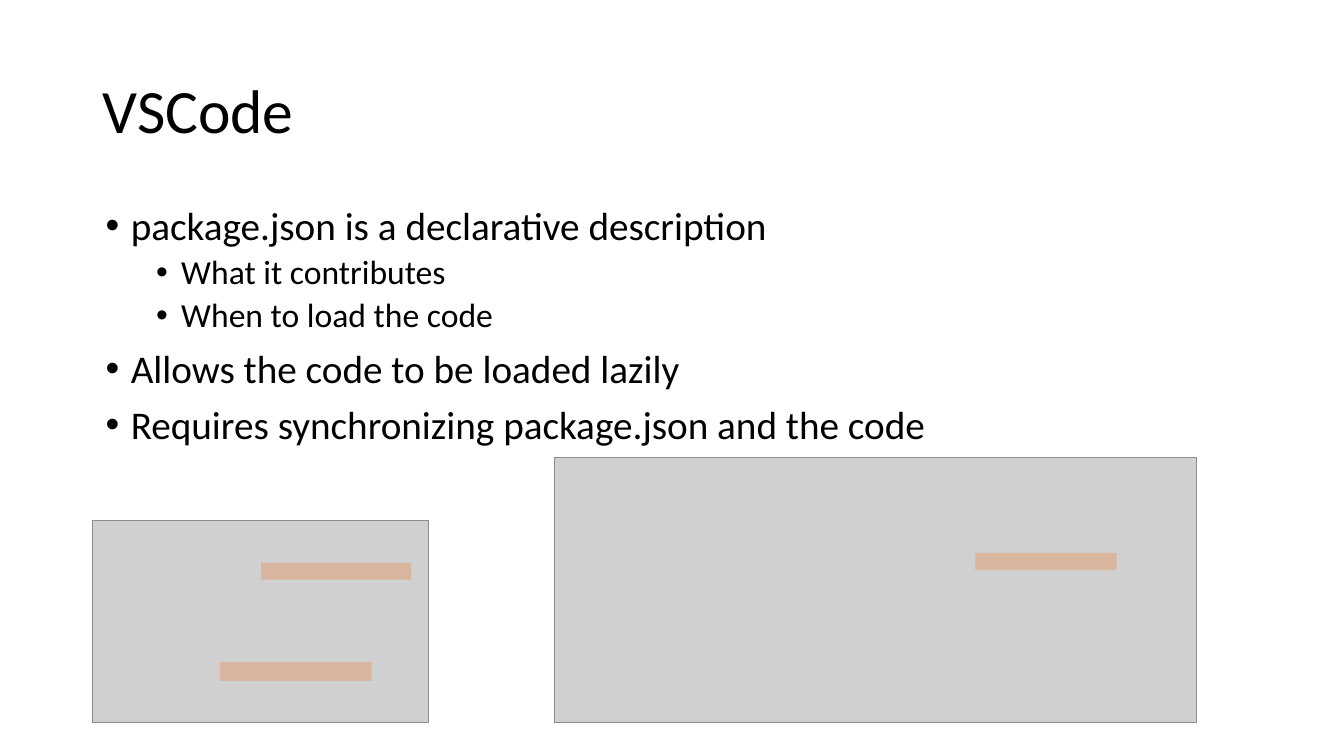
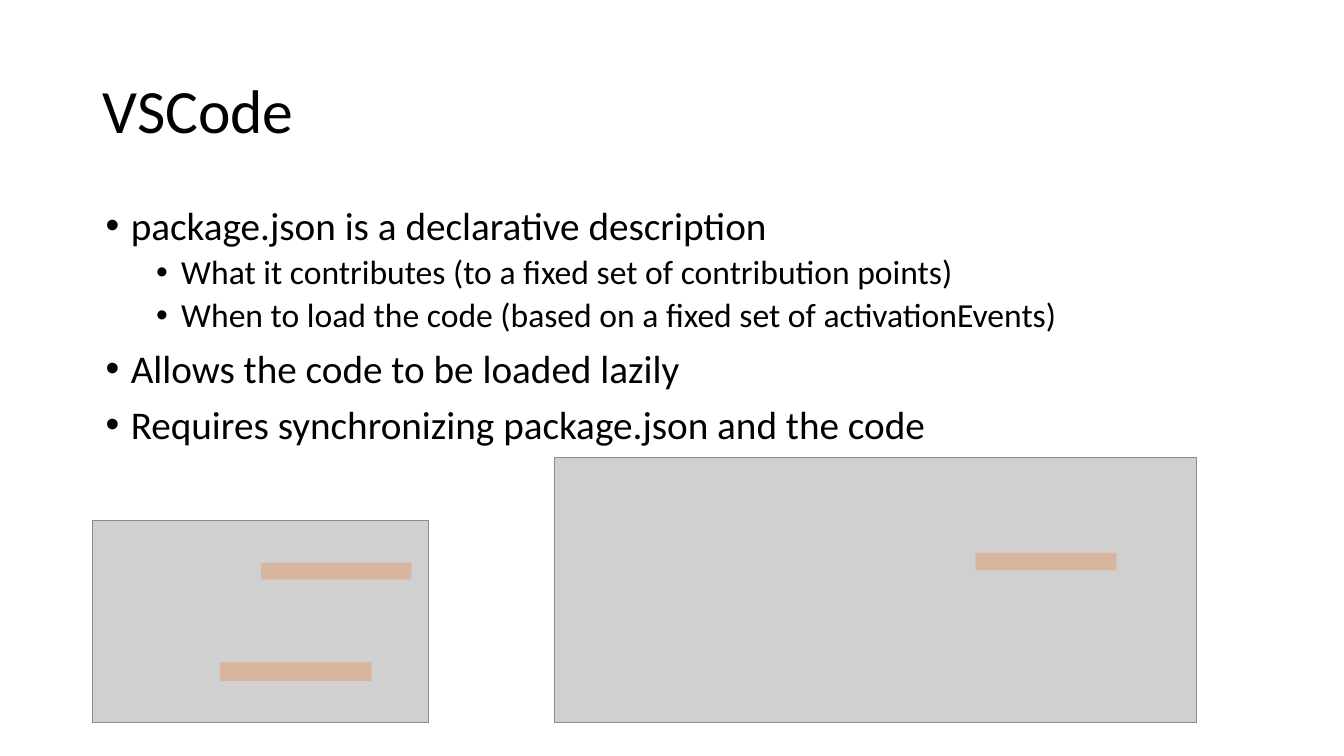
Before and after one commit to diffplug/sockets-and-plugs, a slide deck: slide 10 of Socket and Plugs.pptx. Drawn at 1344x756 pixels with LibreOffice and Linux fonts; fonts in the diff are those of the drawing; grey boxes stand for pictures. Boxes give left, top, right and bottom in pixels: in the first picture for what was removed or moved away, otherwise in the second. Text is boxed around its words. In the diff, an @@ line names an element or a change of style, - is before the commit and + after.

```diff
--- a/Socket and Plugs.pptx
+++ b/Socket and Plugs.pptx
@@ text at [181,259,1057,332]: text changed @@
-  • What it contributes
-  • When to load the code
+  • What it contributes (to a fixed set of contribution points)
+  • When to load the code (based on a fixed set of activationEvents)
```
Also in this commit, not shown: 2 other slides changed, 3 slides added, 1 slide removed, 11 other files.
